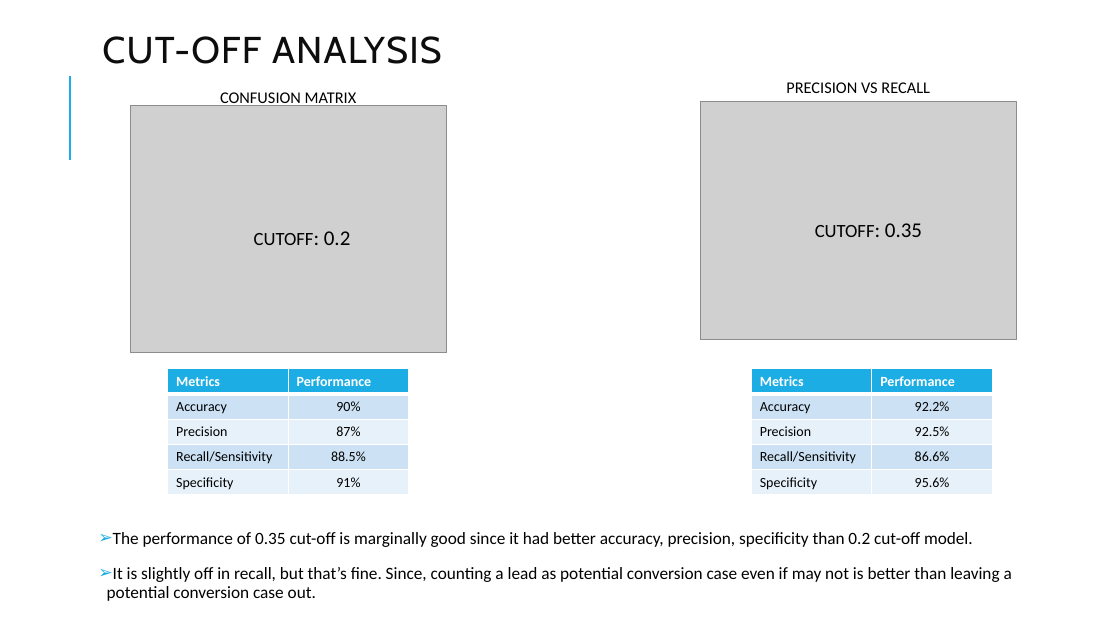
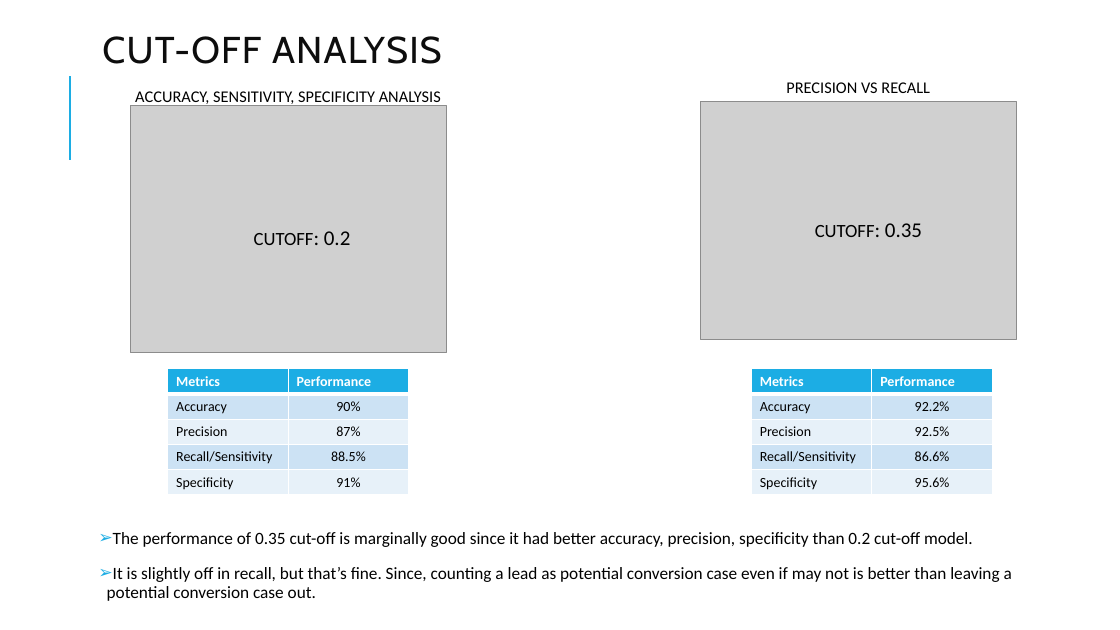
Before and after one commit to zaskap/upgrad_lead_scoring_assignment, a slide deck: slide 29 of Lead Scoring Assignment.pptx. Drawn at 1120x630 pixels with LibreOffice and Linux fonts; fonts in the diff are those of the drawing; grey boxes stand for pictures. Boxes give left, top, right and bottom in pixels: in the first picture for what was removed or moved away, otherwise in the second. Text is boxed around its words. In the diff, an @@ line names an element or a change of style, - is before the commit and + after.

```diff
--- a/Lead Scoring Assignment.pptx
+++ b/Lead Scoring Assignment.pptx
@@ text at (135,91,441,107): text changed @@
-CONFUSION MATRIX
+ACCURACY, SENSITIVITY, SPECIFICITY ANALYSIS
```
Also in this commit, not shown: 2 other slides changed, 1 other file.
